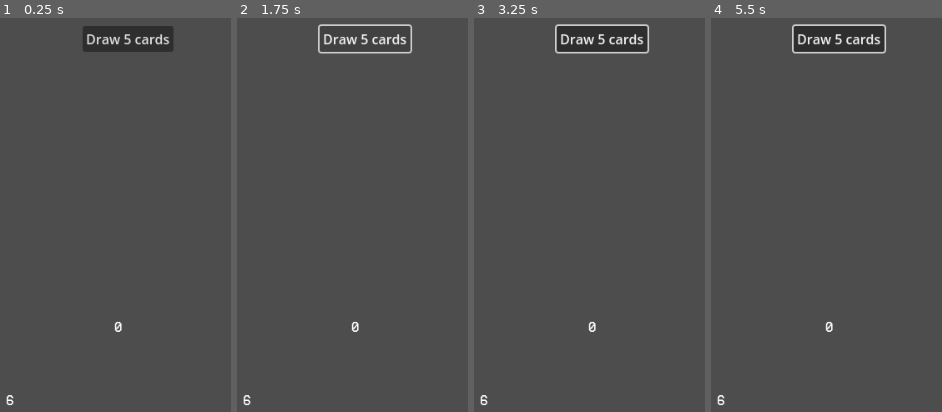
Above: before the commit, frames 1-4 (left to right).
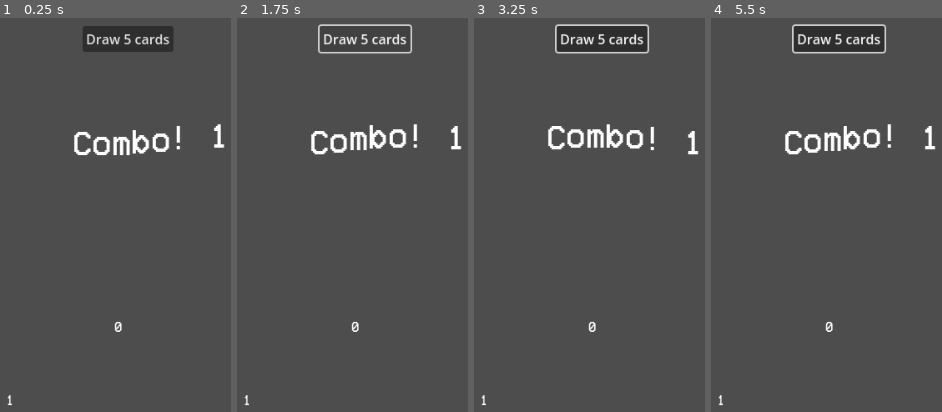
Above: after the commit, the same moments.

Repository: Bradondev/BossRushJam
Game: Godot game, scene res://PlayersDeckNumber1.tscn
Two runs of this game, one before a commit and one after it. Both use one fixed random seed, a clock stepped at 60 frames per second and the inputs below. This scene is started directly instead of the project's main scene. The engine's default icon, where the game draws it, is replaced by a stand-in: a white triangle on a blue panel in a dark square.
Inputs (mouse positions are in pixels of both pictures, inside the frame that each line leads up to):
- Up to frame 1 (0.25 s): no input
- Up to frame 2 (1.75 s): click "Draw 5 cards" at 0.5 s; click "Draw 5 cards" at 1.25 s
- Up to frame 3 (3.25 s): click "Draw 5 cards" at 2 s; move the mouse to (626, 151) at 2.77 s; click (626, 151) at 2.92 s
- Up to frame 4 (5.5 s): move the mouse to (761, 151) at 3.52 s; click (761, 151) at 3.67 s; move the mouse to (outside the picture) at 4.27 s; click (outside the picture) at 4.42 s; move the mouse to (outside the picture) at 5.02 s; click (outside the picture) at 5.17 s

The runs differ from the first frame. In frame 1, 1.5% of the frame differs, in the area x 2-98%, y 26-99%; in frame 2, 1.6%; in frame 3, 1.6%; in frame 4, 1.6%.
Error in both runs: Out of bounds get index '0' (on base: 'Array[Node]') (res://Code/PlayersDeck.gd:20)

Commit message:
push

Diff:
--- /dev/null
+++ b/CardHolder.gd
@@ -0,0 +1,11 @@
+extends Node2D
+
+@export var Cards: Array[CardAttacks]
+# Called when the node enters the scene tree for the first time.
+func _ready():
+	pass # Replace with function body.
+
+
+# Called every frame. 'delta' is the elapsed time since the previous frame.
+func _process(delta):
+	pass
--- a/CardHolderNumber1.tscn
+++ b/CardHolderNumber1.tscn
@@ -1,159 +1,11 @@
-[gd_scene load_steps=10 format=3]
+[gd_scene load_steps=2 format=3 uid="uid://ccko54bjv118w"]
 
-[ext_resource type="PackedScene" path="res://Code/Attacks/dance_of_wind.tscn" id="1_qbq5u"]
-[ext_resource type="Script" path="res://Code/Cards.gd" id="2_eoecd"]
-[ext_resource type="PackedScene" path="res://Code/Attacks/quick_flame.tscn" id="3_uc4pu"]
-[ext_resource type="PackedScene" path="res://Code/Attacks/fire_slash.tscn" id="4_esg2l"]
-[ext_resource type="PackedScene" path="res://Code/Attacks/light_shot.tscn" id="5_baihl"]
-[ext_resource type="PackedScene" path="res://Code/Attacks/Earth_Punch.tscn" id="6_c72g4"]
-[ext_resource type="PackedScene" path="res://Code/Attacks/wind_slash.tscn" id="7_tcxtu"]
-[ext_resource type="PackedScene" path="res://Code/Attacks/dark_shot.tscn" id="8_k4feq"]
-[ext_resource type="PackedScene" path="res://Code/Attacks/Water_Gun.tscn" id="9_n3s4n"]
+[ext_resource type="PackedScene" uid="uid://drb5jcsr65rcj" path="res://Code/Attacks/dance_of_wind.tscn" id="1_qbq5u"]
 
 [node name="CardHolder" type="Node2D"]
 position = Vector2(-52, 433)
 scale = Vector2(0.5, 0.5)
 metadata/_edit_group_ = true
 
-[node name="Dance Of Wind" type="Node2D" parent="." groups=["Cards"] instance=ExtResource("1_qbq5u")]
+[node name="Dance Of Wind" parent="." instance=ExtResource("1_qbq5u")]
 position = Vector2(0, 10)
-script = ExtResource("2_eoecd")
-Name = "Dance Of Wind"
-AttackDamage = 0
-SecondAttackDamage = 0
-description = "Draw two cards"
-Type = "Air"
-SecondType = ""
-OnUseSignal = ""
-PlayerUsing = true
-metadata/_edit_group_ = true
-
-[node name="QuickFlame" type="Node2D" parent="." groups=["Cards"] instance=ExtResource("3_uc4pu")]
-position = Vector2(0, 10)
-script = ExtResource("2_eoecd")
-Name = "Quick Flame"
-AttackDamage = 1
-SecondAttackDamage = 0
-description = "draw one card"
-Type = "Fire"
-SecondType = ""
-OnUseSignal = "DrawCard"
-PlayerUsing = true
-metadata/_edit_group_ = true
-
-[node name="Fire_Slash2" type="Node2D" parent="." groups=["Cards"] instance=ExtResource("4_esg2l")]
-position = Vector2(0, 10)
-script = ExtResource("2_eoecd")
-Name = "Fire Slash"
-AttackDamage = 2
-SecondAttackDamage = 0
-description = ""
-Type = "Fire"
-SecondType = ""
-OnUseSignal = ""
-PlayerUsing = true
-metadata/_edit_group_ = true
-
-[node name="Light_Shot2" type="Node2D" parent="." groups=["Cards"] instance=ExtResource("5_baihl")]
-position = Vector2(0, 10)
-script = ExtResource("2_eoecd")
-Name = "Light_Shot"
-AttackDamage = 1
-SecondAttackDamage = 0
-description = ""
-Type = "Light"
-SecondType = ""
-OnUseSignal = ""
-PlayerUsing = true
-metadata/_edit_group_ = true
-
-[node name="Earth_Punch2" type="Node2D" parent="." groups=["Cards"] instance=ExtResource("6_c72g4")]
-position = Vector2(0, 10)
-script = ExtResource("2_eoecd")
-Name = "Earth punch"
-AttackDamage = 2
-SecondAttackDamage = 0
-description = ""
-Type = "Earth"
-SecondType = ""
-OnUseSignal = ""
-PlayerUsing = true
-metadata/_edit_group_ = true
-
-[node name="Wind Slash" type="Node2D" parent="." groups=["Cards"] instance=ExtResource("7_tcxtu")]
-position = Vector2(0, 10)
-script = ExtResource("2_eoecd")
-Name = "Wind Slash"
-AttackDamage = 2
-SecondAttackDamage = 0
-description = ""
-Type = "Air"
-SecondType = ""
-OnUseSignal = ""
-PlayerUsing = true
-metadata/_edit_group_ = true
-
-[node name="Light_Shot" type="Node2D" parent="." groups=["Cards"] instance=ExtResource("5_baihl")]
-position = Vector2(0, 10)
-script = ExtResource("2_eoecd")
-Name = "Light_Shot"
-AttackDamage = 1
-SecondAttackDamage = 0
-description = ""
-Type = "Light"
-SecondType = ""
-OnUseSignal = ""
-PlayerUsing = true
-metadata/_edit_group_ = true
-
-[node name="Fire_Slash" type="Node2D" parent="." groups=["Cards"] instance=ExtResource("4_esg2l")]
-position = Vector2(0, 10)
-script = ExtResource("2_eoecd")
-Name = "Fire Slash"
-AttackDamage = 2
-SecondAttackDamage = 0
-description = ""
-Type = "Fire"
-SecondType = ""
-OnUseSignal = ""
-PlayerUsing = true
-metadata/_edit_group_ = true
-
-[node name="Dark_Shot" type="Node2D" parent="." groups=["Cards"] instance=ExtResource("8_k4feq")]
-position = Vector2(0, 10)
-script = ExtResource("2_eoecd")
-Name = "Dark_Shot"
-AttackDamage = 2
-SecondAttackDamage = 0
-description = ""
-Type = "Dark"
-SecondType = ""
-OnUseSignal = ""
-PlayerUsing = true
-metadata/_edit_group_ = true
-
-[node name="Earth_Punch" type="Node2D" parent="." groups=["Cards"] instance=ExtResource("6_c72g4")]
-position = Vector2(0, 10)
-script = ExtResource("2_eoecd")
-Name = "Earth punch"
-AttackDamage = 2
-SecondAttackDamage = 0
-description = ""
-Type = "Earth"
-SecondType = ""
-OnUseSignal = ""
-PlayerUsing = true
-metadata/_edit_group_ = true
-
-[node name="Water_Gun" type="Node2D" parent="." groups=["Cards"] instance=ExtResource("9_n3s4n")]
-position = Vector2(0, 10)
-script = ExtResource("2_eoecd")
-Name = "Water Gun"
-AttackDamage = 2
-SecondAttackDamage = 0
-description = ""
-Type = "Water"
-SecondType = ""
-OnUseSignal = ""
-PlayerUsing = true
-metadata/_edit_group_ = true
--- a/Code/Attacks/dance_of_wind.tscn
+++ b/Code/Attacks/dance_of_wind.tscn
@@ -12,22 +12,7 @@
 [node name="ColorRect" parent="." index="0"]
 texture = ExtResource("2_7l4ld")
 
-[node name="description" parent="." index="1"]
-theme = null
-tab_size = 4
-
-[node name="ImageType" parent="." index="3"]
-texture = ExtResource("3_6qyhp")
-
-[node name="AttackLabel" parent="." index="4"]
-theme = null
-text = "2+
-"
-
-[node name="HoldTimer" parent="." index="6"]
-wait_time = 0.5
-
-[node name="Name" parent="." index="7"]
+[node name="Name" parent="." index="1"]
 offset_left = -67.74
 offset_top = 44.0
 offset_right = 47.26
@@ -36,5 +21,20 @@
 text = "Dance Of Wind"
 autowrap_mode = 0
 
+[node name="description" parent="." index="2"]
+theme = null
+tab_size = 4
+
+[node name="ImageType" parent="." index="4"]
+texture = ExtResource("3_6qyhp")
+
+[node name="HoldTimer" parent="." index="6"]
+wait_time = 0.5
+
+[node name="AttackLabel" parent="." index="8"]
+theme = null
+text = "2+
+"
+
 [node name="Draw" parent="Card EffectHolder" index="0"]
 AmountOfCardDrawed = 2
--- a/Code/PlayerAssets/EndComboManager.gd
+++ b/Code/PlayerAssets/EndComboManager.gd
@@ -41,7 +41,6 @@
 	emit_signal("ChangeComboLabelType", Type, color)
 
 
-
 func _on_players_deck_give_weakness_info(boss,player):
 	CurrentPlayer = player
 	CurrentBoss = boss
--- a/Code/cards/Air Cards/breath_of_the_wind_dragon.tscn
+++ b/Code/cards/Air Cards/breath_of_the_wind_dragon.tscn
@@ -33,9 +33,6 @@
 [node name="Draw" parent="Card EffectHolder" index="1" instance=ExtResource("4_6k2xu")]
 AmountOfCardDrawed = 3
 
-[node name="Back" parent="." index="11"]
-texture = ExtResource("5_7n2oe")
-
 [node name="star2" type="TextureRect" parent="LevelHolder" index="1"]
 texture_filter = 1
 layout_mode = 2
@@ -53,3 +50,6 @@
 layout_mode = 2
 texture = ExtResource("3_tahfw")
 stretch_mode = 2
+
+[node name="Back" parent="." index="12"]
+texture = ExtResource("5_7n2oe")
--- /dev/null
+++ b/Code/cards/Air Cards/dance_of_the_wind.tscn
@@ -0,0 +1,18 @@
+[gd_scene load_steps=3 format=3 uid="uid://cbg1sa1hej0v4"]
+
+[ext_resource type="PackedScene" uid="uid://ulliyjmgpda6" path="res://Code/cards/BaseCards/air_card_base.tscn" id="1_jmmi6"]
+[ext_resource type="PackedScene" uid="uid://bil84fm6y350b" path="res://Code/cards/card effects/Draw.tscn" id="2_nl8cn"]
+
+[node name="Dance of the Wind" instance=ExtResource("1_jmmi6")]
+Name = "Dance of the Wind"
+AttackDamage = 2
+description = "-Draw 2"
+
+[node name="Name" parent="." index="1"]
+text = "Dance of the Wind"
+
+[node name="description" parent="." index="2"]
+text = "-Draw 2"
+
+[node name="Draw" parent="Card EffectHolder" index="0" instance=ExtResource("2_nl8cn")]
+AmountOfCardDrawed = 2
--- a/Code/cards/Air Cards/gust_of_wind.tscn
+++ b/Code/cards/Air Cards/gust_of_wind.tscn
@@ -24,5 +24,5 @@
 [node name="Draw" parent="Card EffectHolder" index="1" instance=ExtResource("3_k5152")]
 AmountOfCardDrawed = 1
 
-[node name="Back" parent="." index="11"]
+[node name="Back" parent="." index="12"]
 texture = ExtResource("4_haplb")
--- /dev/null
+++ b/Code/cards/Air Cards/master_of_winds.tscn
@@ -0,0 +1,31 @@
+[gd_scene load_steps=4 format=3 uid="uid://dbwwnr1mh4vae"]
+
+[ext_resource type="PackedScene" uid="uid://ulliyjmgpda6" path="res://Code/cards/BaseCards/air_card_base.tscn" id="1_lnjkb"]
+[ext_resource type="Texture2D" uid="uid://chi8gpvbmm4vt" path="res://Art/Cards/cardImages/Icon_Rarity.png" id="2_hj37v"]
+[ext_resource type="PackedScene" uid="uid://bil84fm6y350b" path="res://Code/cards/card effects/Draw.tscn" id="2_n6s1e"]
+
+[node name="Master of Winds" instance=ExtResource("1_lnjkb")]
+Name = "Master of Winds"
+AttackDamage = 4
+description = "-Draw 4"
+
+[node name="Name" parent="." index="1"]
+text = "Master of Winds"
+
+[node name="description" parent="." index="2"]
+text = "-Draw 4"
+
+[node name="Draw" parent="Card EffectHolder" index="0" instance=ExtResource("2_n6s1e")]
+AmountOfCardDrawed = 4
+
+[node name="star2" type="TextureRect" parent="LevelHolder" index="1"]
+texture_filter = 1
+layout_mode = 2
+texture = ExtResource("2_hj37v")
+stretch_mode = 2
+
+[node name="star3" type="TextureRect" parent="LevelHolder" index="2"]
+texture_filter = 1
+layout_mode = 2
+texture = ExtResource("2_hj37v")
+stretch_mode = 2
--- a/Code/cards/Air Cards/wind_slash.tscn
+++ b/Code/cards/Air Cards/wind_slash.tscn
@@ -21,11 +21,11 @@
 [node name="Draw" parent="Card EffectHolder" index="1" instance=ExtResource("3_8fr44")]
 AmountOfCardDrawed = 1
 
-[node name="Back" parent="." index="11"]
-texture = ExtResource("4_xrrlj")
-
 [node name="star2" type="TextureRect" parent="LevelHolder" index="1"]
 texture_filter = 1
 layout_mode = 2
 texture = ExtResource("2_q8v38")
 stretch_mode = 2
+
+[node name="Back" parent="." index="12"]
+texture = ExtResource("4_xrrlj")
--- a/PlayersDeckNumber1.tscn
+++ b/PlayersDeckNumber1.tscn
@@ -1,68 +1,32 @@
-[gd_scene load_steps=16 format=3 uid="uid://chfoymu17vdya"]
+[gd_scene load_steps=10 format=3 uid="uid://chfoymu17vdya"]
 
-[ext_resource type="Script" path="res://Code/PlayersDeck.gd" id="1_kembj"]
-[ext_resource type="PackedScene" uid="uid://drb5jcsr65rcj" path="res://Code/Attacks/dance_of_wind.tscn" id="2_qxufc"]
-[ext_resource type="PackedScene" uid="uid://dq1wvexvemxll" path="res://Code/Attacks/quick_flame.tscn" id="4_xbp0f"]
-[ext_resource type="PackedScene" uid="uid://nvy27jaxb3h8" path="res://Code/Attacks/fire_slash.tscn" id="5_k46x2"]
-[ext_resource type="PackedScene" uid="uid://cl06jeehwgipy" path="res://Code/Attacks/light_shot.tscn" id="6_ux8qj"]
-[ext_resource type="PackedScene" uid="uid://d2u0sd4vfv8qv" path="res://Code/Attacks/Earth_Punch.tscn" id="7_8u03g"]
-[ext_resource type="PackedScene" uid="uid://675y7fulwdqa" path="res://Code/Attacks/wind_slash.tscn" id="8_ibiwm"]
-[ext_resource type="PackedScene" uid="uid://cr0m5n2w5xij1" path="res://Code/Attacks/dark_shot.tscn" id="9_2r3wj"]
-[ext_resource type="PackedScene" uid="uid://bulgyyeiue5ba" path="res://Code/Attacks/Water_Gun.tscn" id="10_w0ysu"]
-[ext_resource type="Script" path="res://Code/CardMover.gd" id="11_y5buj"]
-[ext_resource type="Script" path="res://Code/ComboManager.gd" id="12_6uk4t"]
-[ext_resource type="Script" path="res://Code/PlayerAssets/EndComboManager.gd" id="13_6vv3c"]
-[ext_resource type="Theme" uid="uid://bphefhuacy6kd" path="res://Fonts/MainTheme.tres" id="14_lbfiy"]
-[ext_resource type="Script" path="res://Code/PlayerAssets/ComboLabel.gd" id="15_qokg8"]
-[ext_resource type="Script" path="res://Code/PlayerAssets/ComboLabelType.gd" id="16_gfqfn"]
+[ext_resource type="Script" path="res://Code/PlayersDeck.gd" id="1_1a1g4"]
+[ext_resource type="Script" path="res://CardHolder.gd" id="2_ed1hb"]
+[ext_resource type="PackedScene" uid="uid://drb5jcsr65rcj" path="res://Code/Attacks/dance_of_wind.tscn" id="3_yekr4"]
+[ext_resource type="Script" path="res://Code/CardMover.gd" id="12_dajap"]
+[ext_resource type="Script" path="res://Code/ComboManager.gd" id="13_euwjp"]
+[ext_resource type="Script" path="res://Code/PlayerAssets/EndComboManager.gd" id="14_p3idg"]
+[ext_resource type="Theme" uid="uid://bphefhuacy6kd" path="res://Fonts/MainTheme.tres" id="15_v1j3m"]
+[ext_resource type="Script" path="res://Code/PlayerAssets/ComboLabel.gd" id="16_f36xw"]
+[ext_resource type="Script" path="res://Code/PlayerAssets/ComboLabelType.gd" id="17_6kxwy"]
 
 [node name="PlayersDeck" type="Node2D"]
 position = Vector2(1, 23)
-script = ExtResource("1_kembj")
+script = ExtResource("1_1a1g4")
 
 [node name="CardHolder" type="Node2D" parent="."]
 position = Vector2(-52, 433)
 scale = Vector2(0.5, 0.5)
+script = ExtResource("2_ed1hb")
 metadata/_edit_group_ = true
 
-[node name="Dance Of Wind" parent="CardHolder" instance=ExtResource("2_qxufc")]
-position = Vector2(0, 10)
-
-[node name="QuickFlame" parent="CardHolder" instance=ExtResource("4_xbp0f")]
-position = Vector2(0, 10)
-OnUseSignal = "DrawCard"
-
-[node name="Fire_Slash2" parent="CardHolder" instance=ExtResource("5_k46x2")]
-position = Vector2(0, 10)
-
-[node name="Light_Shot2" parent="CardHolder" instance=ExtResource("6_ux8qj")]
-position = Vector2(0, 10)
-
-[node name="Earth_Punch2" parent="CardHolder" instance=ExtResource("7_8u03g")]
-position = Vector2(0, 10)
-
-[node name="Wind Slash" parent="CardHolder" instance=ExtResource("8_ibiwm")]
-position = Vector2(0, 10)
-
-[node name="Light_Shot" parent="CardHolder" instance=ExtResource("6_ux8qj")]
-position = Vector2(0, 10)
-
-[node name="Fire_Slash" parent="CardHolder" instance=ExtResource("5_k46x2")]
-position = Vector2(0, 10)
-
-[node name="Dark_Shot" parent="CardHolder" instance=ExtResource("9_2r3wj")]
-position = Vector2(0, 10)
-
-[node name="Earth_Punch" parent="CardHolder" instance=ExtResource("7_8u03g")]
-position = Vector2(0, 10)
-
-[node name="Water_Gun" parent="CardHolder" instance=ExtResource("10_w0ysu")]
+[node name="Dance Of Wind" parent="CardHolder" instance=ExtResource("3_yekr4")]
 position = Vector2(0, 10)
 
 [node name="CardsInPlayPlace" type="Node2D" parent="."]
 position = Vector2(171, 255)
 scale = Vector2(0.5, 0.5)
-script = ExtResource("11_y5buj")
+script = ExtResource("12_dajap")
 
 [node name="Card1" type="Marker2D" parent="CardsInPlayPlace"]
 position = Vector2(200, 512)
@@ -112,17 +76,17 @@
 position = Vector2(0, -61)
 
 [node name="ComboManager" type="Node2D" parent="."]
-script = ExtResource("12_6uk4t")
+script = ExtResource("13_euwjp")
 
 [node name="EndComboManager" type="Node2D" parent="."]
-script = ExtResource("13_6vv3c")
+script = ExtResource("14_p3idg")
 
 [node name="DeckAmount" type="Label" parent="."]
 offset_top = 409.0
 offset_right = 92.0
 offset_bottom = 539.0
-theme = ExtResource("14_lbfiy")
-text = "6"
+theme = ExtResource("15_v1j3m")
+text = "1"
 horizontal_alignment = 1
 vertical_alignment = 1
 
@@ -131,26 +95,27 @@
 offset_top = 142.0
 offset_right = 311.0
 offset_bottom = 212.0
-theme = ExtResource("14_lbfiy")
+theme = ExtResource("15_v1j3m")
 theme_override_font_sizes/normal_font_size = 40
 bbcode_enabled = true
-script = ExtResource("15_qokg8")
+text = "[wave amp=50.0 freq=5.0 connected=1]Combo! 1[/wave]"
+script = ExtResource("16_f36xw")
 
 [node name="ComboLabelType" type="RichTextLabel" parent="."]
 offset_top = 142.0
 offset_right = 190.0
 offset_bottom = 212.0
-theme = ExtResource("14_lbfiy")
+theme = ExtResource("15_v1j3m")
 theme_override_font_sizes/normal_font_size = 40
 bbcode_enabled = true
-script = ExtResource("16_gfqfn")
+script = ExtResource("17_6kxwy")
 
 [node name="ComboLabelMistake" type="Label" parent="."]
 offset_left = 171.0
 offset_top = 378.0
 offset_right = 235.0
 offset_bottom = 409.0
-theme = ExtResource("14_lbfiy")
+theme = ExtResource("15_v1j3m")
 text = "0"
 
 [connection signal="GiveWeaknessInfo" from="." to="ComboManager" method="_on_players_deck_give_weakness_info"]
--- a/test.tscn
+++ b/test.tscn
@@ -1,10 +1,11 @@
-[gd_scene load_steps=10 format=3 uid="uid://b0pntp4ef0gb1"]
+[gd_scene load_steps=11 format=3 uid="uid://b0pntp4ef0gb1"]
 
 [ext_resource type="Script" path="res://Code/BattleManager.gd" id="1_i4fai"]
 [ext_resource type="PackedScene" uid="uid://sce8xuonj2fd" path="res://Code/Bosses/BaseBoss.tscn" id="2_7b5iy"]
 [ext_resource type="PackedScene" uid="uid://caq3o3ok3b3vr" path="res://Code/PlayerAssets/Player.tscn" id="2_h6ivu"]
 [ext_resource type="PackedScene" uid="uid://br5brytqnyr30" path="res://Code/PlayerAssets/PlayersDeck.tscn" id="4_blya1"]
 [ext_resource type="PackedScene" uid="uid://bteh0r3v7rnq2" path="res://enemy_deck.tscn" id="5_dvet2"]
+[ext_resource type="Script" path="res://CardHolder.gd" id="5_rnd4n"]
 [ext_resource type="PackedScene" uid="uid://bblnj1oxe21bi" path="res://Saves/save_manager.tscn" id="6_b6rgs"]
 
 [sub_resource type="Animation" id="Animation_rf1nl"]
@@ -49,6 +50,9 @@
 CurrentEnemy = NodePath("../Boss")
 CurrentPLayer = NodePath("../Player")
 
+[node name="CardHolder" parent="PlayersDeck" index="0"]
+script = ExtResource("5_rnd4n")
+
 [node name="EnemyDeck" parent="." node_paths=PackedStringArray("CurrentEnemy", "CurrentPLayer") instance=ExtResource("5_dvet2")]
 position = Vector2(992, 670)
 CurrentEnemy = NodePath("../Player")
@@ -62,6 +66,7 @@
 [connection signal="StartComboBattle" from="." to="EnemyDeck" method="_on_battle_manager_start_combo_battle"]
 [connection signal="StartPLayarsTurn" from="." to="PlayersDeck" method="StartTurn"]
 [connection signal="StartEnemyTurn" from="PlayersDeck" to="EnemyDeck" method="StartTurn"]
+[connection signal="EndTurn" from="PlayersDeck/ComboManager" to="PlayersDeck" method="EndTurn"]
 [connection signal="StartEnemyTurn" from="EnemyDeck" to="PlayersDeck" method="StartTurn"]
 [connection signal="EndTurn" from="EnemyDeck/CardsInHandHolder" to="EnemyDeck" method="EndTurn"]
 
